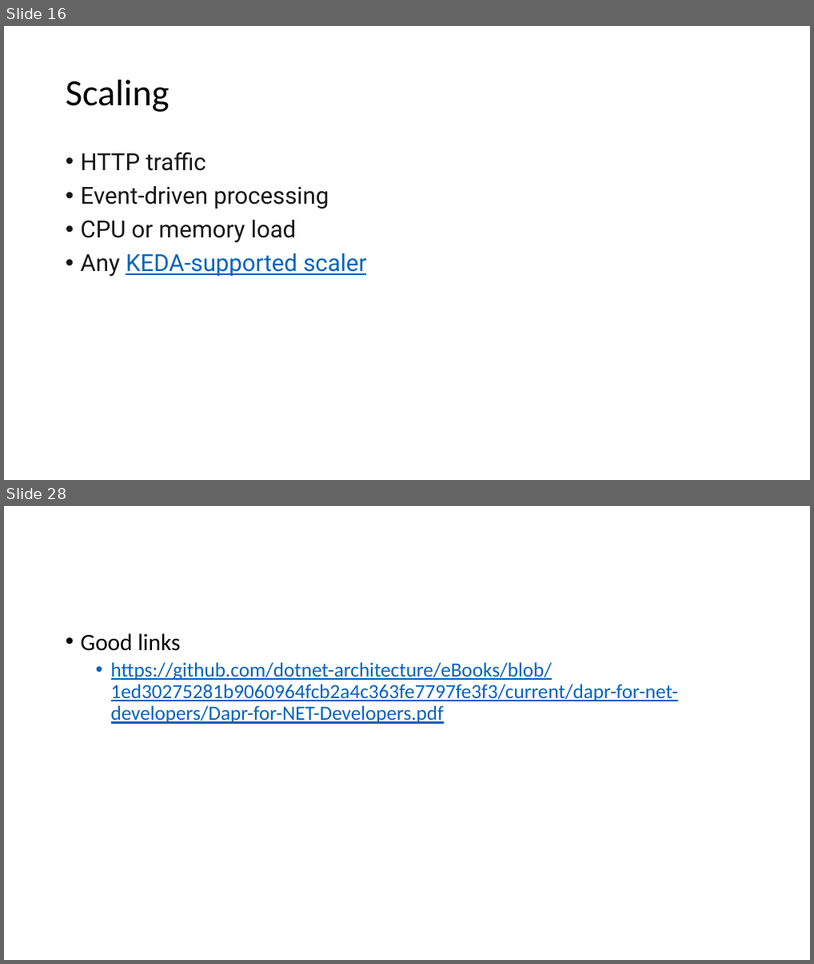
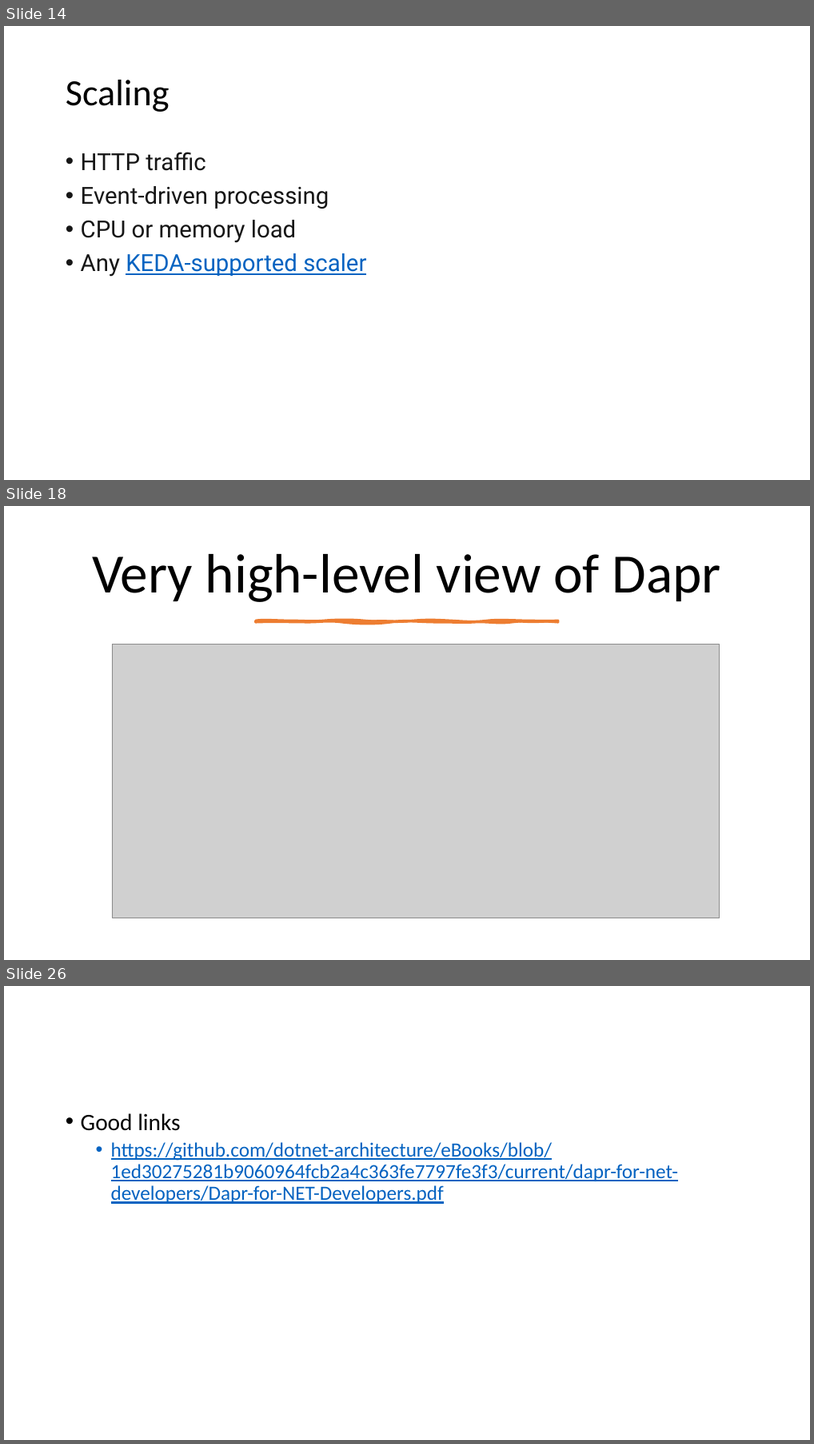
Before and after one commit to cs-samvith/space-app-platform, a slide deck: container-apps.pptx. Shown one above the other, each under a label of ours: slides 16 and 28 before the commit, slides 14, 18 and 26 after it; the slides between them are not shown. The pictures are 814x964 and 814x1444 pixels, drawn with LibreOffice and Linux fonts; fonts in the diff are those of the drawing; grey boxes stand for pictures. Boxes give left, top, right and bottom in pixels: in the first picture for what was removed or moved away, otherwise in the second. Text is boxed around its words. In the diff, an @@ line names an element or a change of style, - is before the commit and + after.

```diff
--- a/container-apps.pptx
+++ b/container-apps.pptx
@@ slide 18 added at box(4, 506, 810, 960), background #FFFFFF @@
@@ title added at box(92, 554, 721, 602), 66 pt, text #000000 @@
+Very high-level view of Dapr
@@ freeform shape added at box(256, 621, 558, 622), fill #ED7D31, outline #ED7D31 3.25 pt @@
@@ picture added at box(112, 644, 719, 917) @@
@@ what was slide 16 is now slide 14 @@
@@ what was slide 28 is now slide 26 @@
```
Also in this commit, not shown: 5 slides changed, 8 other slides added, 10 slides removed, 13 other files.
